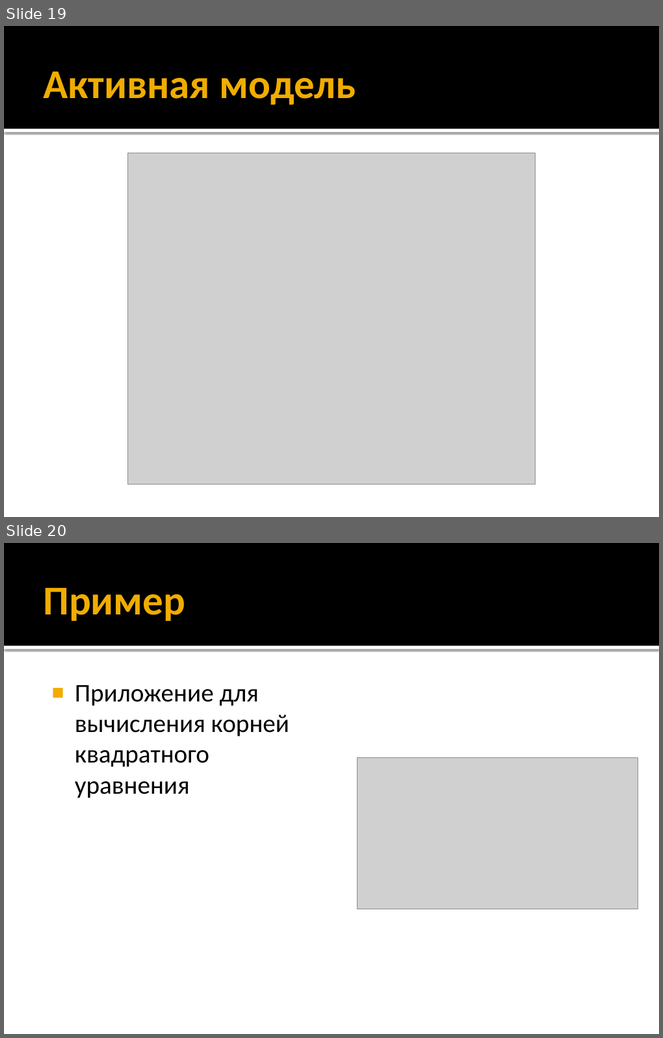
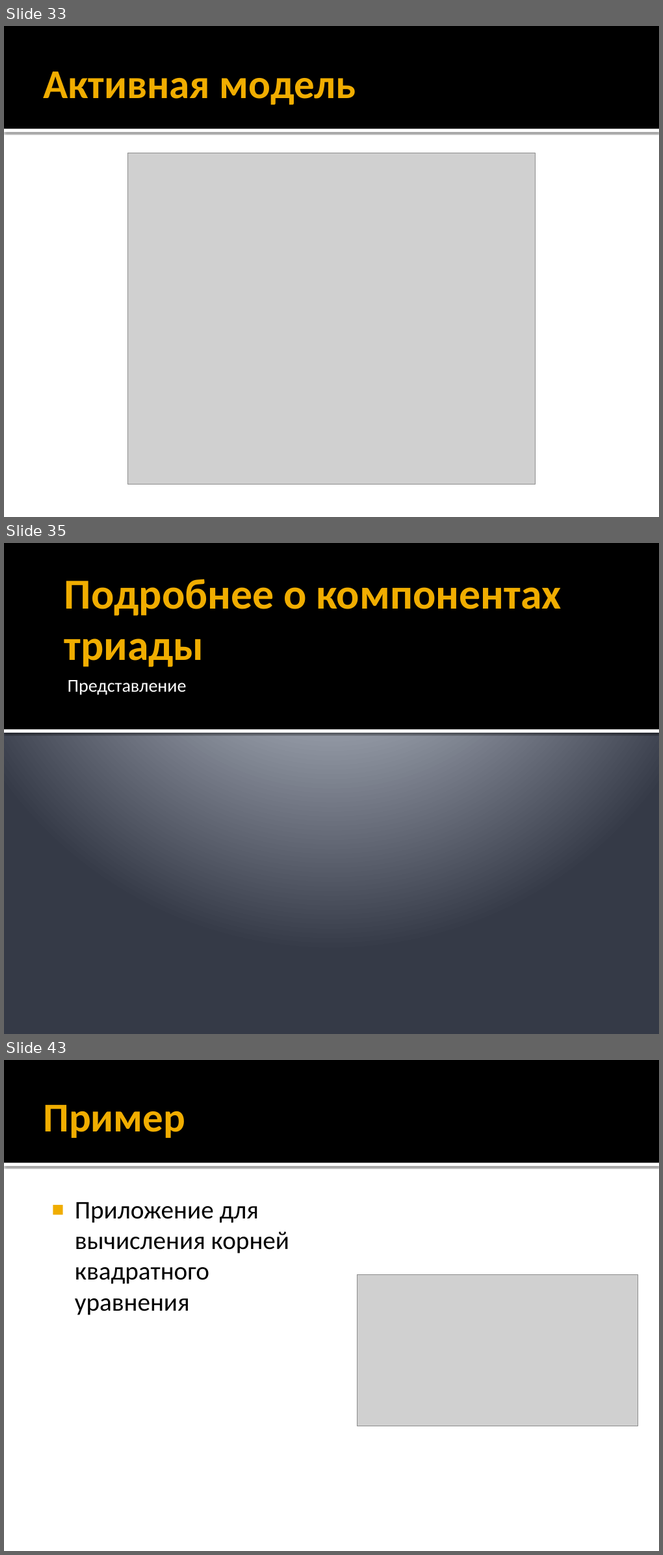
Before and after one commit to iv-sergius/ood, a slide deck: lectures/16.mvxx/mvxx.pptx. Shown one above the other, each under a label of ours: slides 19 and 20 before the commit, slides 33, 35 and 43 after it; the slides between them are not shown. The pictures are 663x1038 and 663x1555 pixels, drawn with LibreOffice and Linux fonts; fonts in the diff are those of the drawing; grey boxes stand for pictures. Boxes give left, top, right and bottom in pixels: in the first picture for what was removed or moved away, otherwise in the second. Text is boxed around its words. In the diff, an @@ line names an element or a change of style, - is before the commit and + after.

```diff
--- a/lectures/16.mvxx/mvxx.pptx
+++ b/lectures/16.mvxx/mvxx.pptx
@@ slide 35 added at box(4, 543, 659, 1034), background gradient #C1C5D3 to #BFC4D2 to #353B47 @@
@@ rectangle added at box(4, 543, 659, 730), fill #000000 @@
@@ title added at box(64, 579, 561, 667), 47 pt, text #F0AD00, bold @@
+Подробнее о компонентах триады
@@ text added at box(68, 680, 187, 695), 20 pt, text #FFFFFF @@
+Представление
@@ rectangle added at box(4, 730, 659, 733), fill #FFFFFF @@
@@ what was slide 19 is now slide 33 @@
@@ what was slide 20 is now slide 43 @@
```
Also in this commit, not shown: 5 slides changed, 23 other slides added, 3 slides removed, 3 other files.
